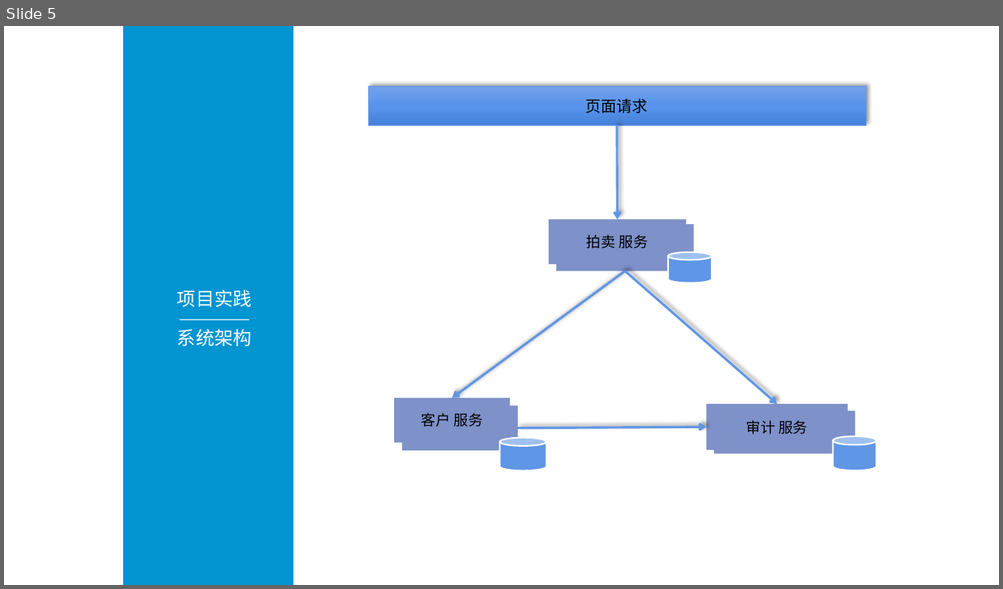
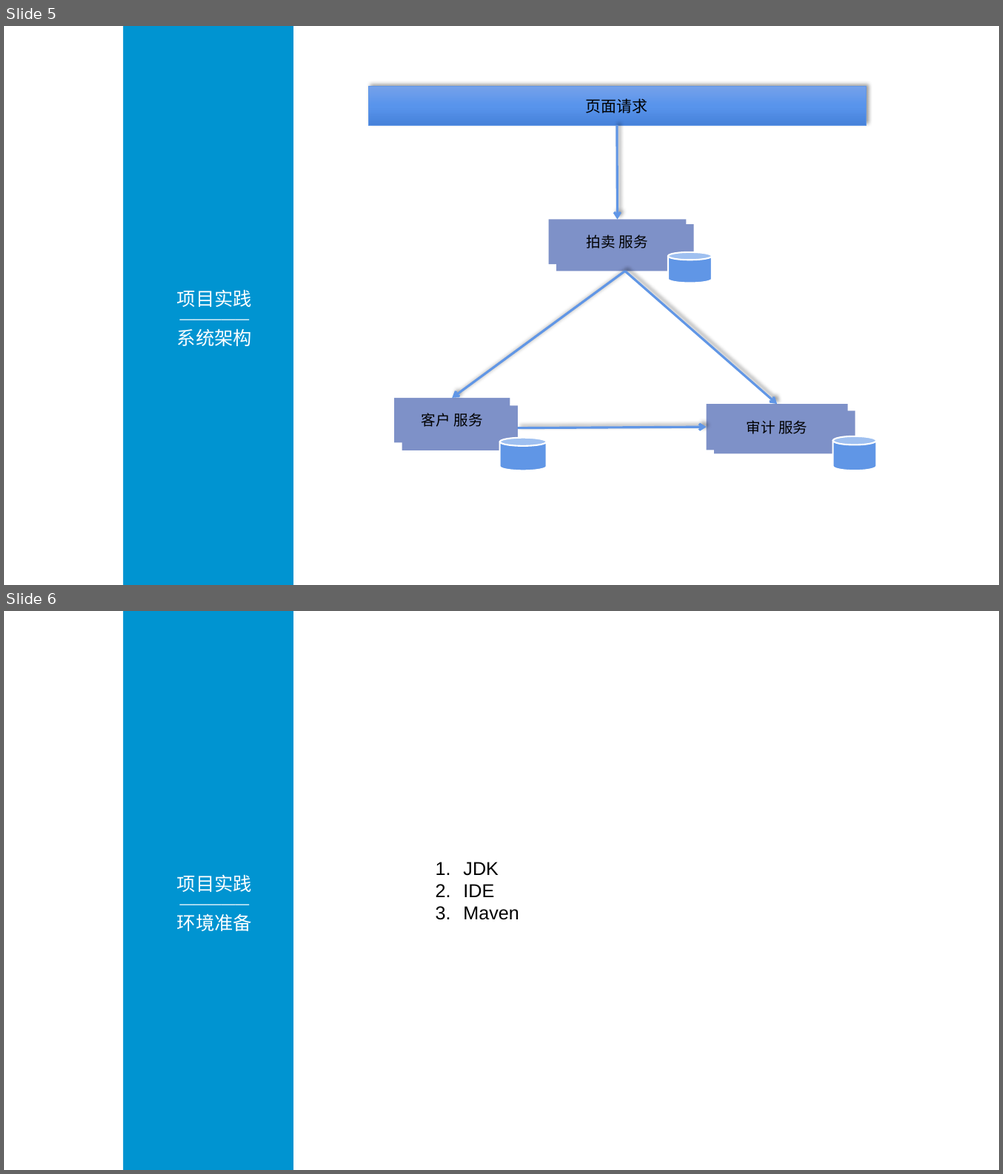
Before and after one commit to rooodorei/-, a slide deck: 微服务文档/bwic微服务架构v2.pptx. Shown one above the other, each under a label of ours: slide 5 before the commit, slides 5 and 6 after it. The pictures are 1003x589 and 1003x1174 pixels, drawn with LibreOffice and Linux fonts; fonts in the diff are those of the drawing; grey boxes stand for pictures. Boxes give left, top, right and bottom in pixels: in the first picture for what was removed or moved away, otherwise in the second. Text is boxed around its words. In the diff, an @@ line names an element or a change of style, - is before the commit and + after.

```diff
--- a/微服务文档/bwic微服务架构v2.pptx
+++ b/微服务文档/bwic微服务架构v2.pptx
@@ slide 6 added at (4, 611, 999, 1170), background #FFFFFF @@
@@ rectangle added at (123, 611, 293, 1170), fill #0094D1 @@
@@ text added at (177, 874, 252, 931), 18 pt, text #FFFFFF @@
+项目实践
+—————
+环境准备
@@ text added at (463, 862, 519, 920), 18 pt, text #000000 @@
+1. JDK
+2. IDE
+3. Maven
```
Also in this commit, not shown: 1 slide changed, 26 other files.
